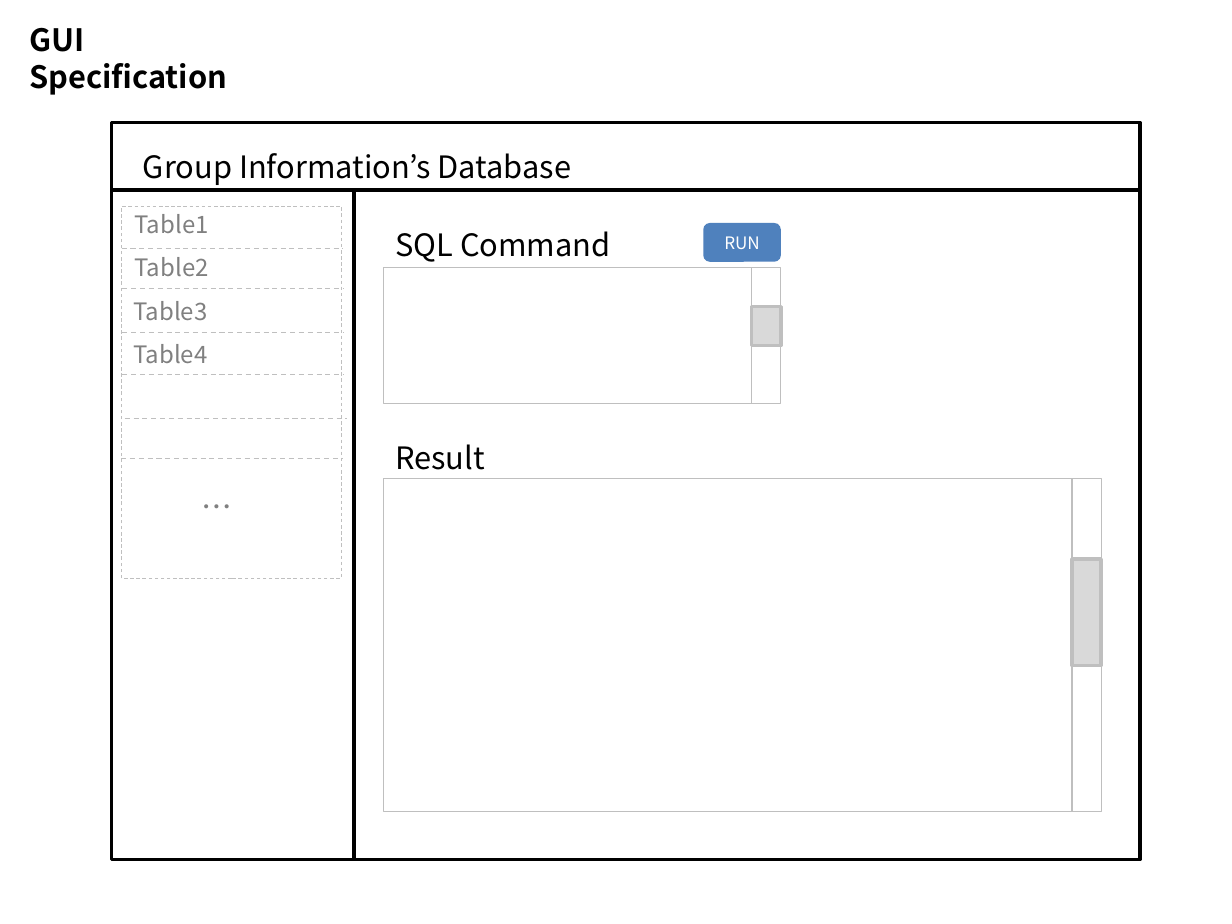
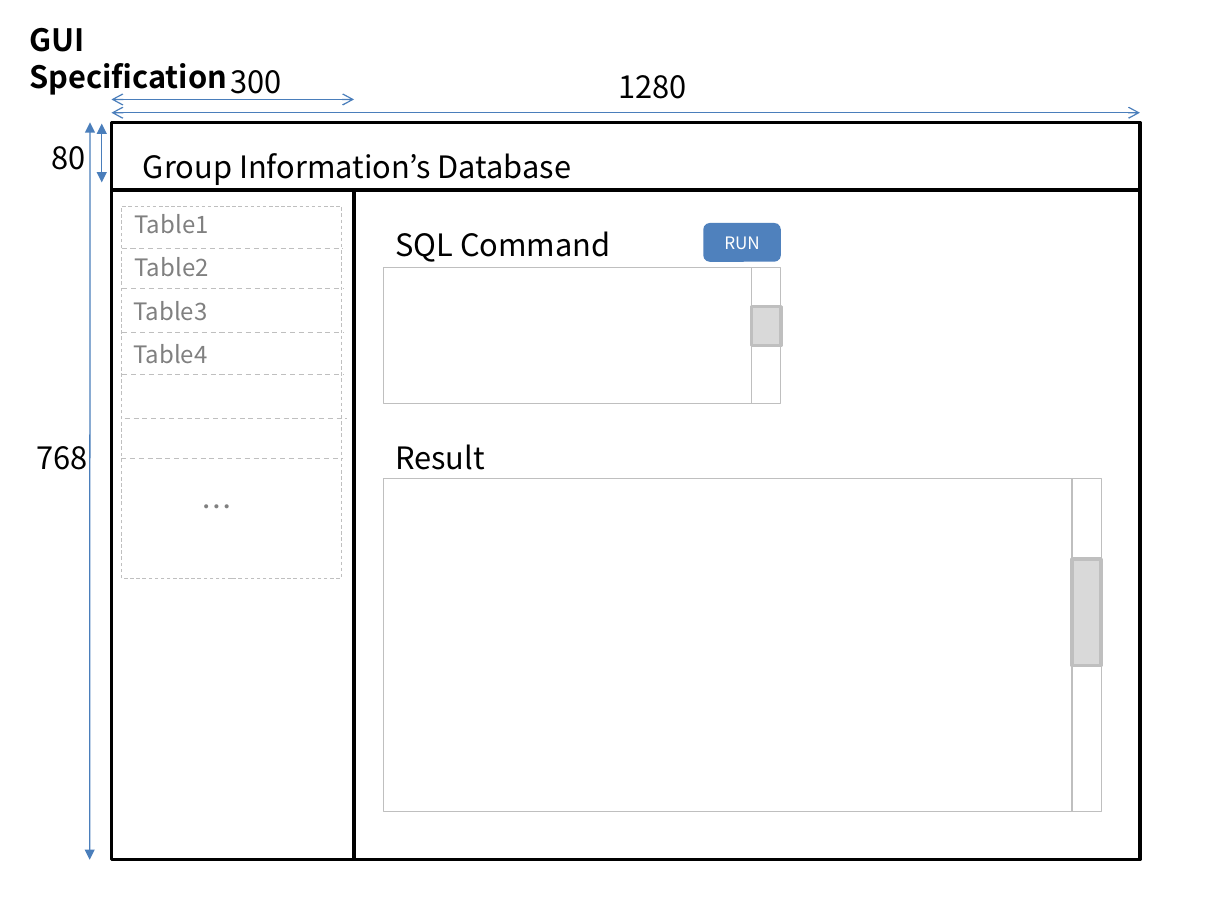
Before and after one commit to AlanCILee/DataStructureProject, a slide deck: slide 2 of doc/Design.pptx. Drawn at 1232x924 pixels with LibreOffice and Linux fonts; fonts in the diff are those of the drawing. Boxes give left, top, right and bottom in pixels: in the first picture for what was removed or moved away, otherwise in the second. Text is boxed around its words. In the diff, an @@ line names an element or a change of style, - is before the commit and + after.

```diff
--- a/doc/Design.pptx
+++ b/doc/Design.pptx
@@ text added at (x1=230, y1=70, x2=281, y2=100), 18 pt, text #000000 @@
+300
@@ text added at (x1=618, y1=75, x2=686, y2=99), 18 pt, text #000000 @@
+1280
@@ double arrow added from (112, 113) to (1140, 113), #4B7EBC 0.75 pt @@
@@ double arrow added from (112, 100) to (354, 100), #4B7EBC 0.75 pt @@
@@ text added at (x1=52, y1=146, x2=86, y2=170), 18 pt, text #000000 @@
+80
@@ double arrow added from (90, 122) to (90, 860), #4B7EBC 0.75 pt @@
@@ double arrow added from (102, 123) to (102, 182), #4B7EBC 0.75 pt @@
@@ text added at (x1=36, y1=446, x2=87, y2=470), 18 pt, text #000000 @@
+768
```
Also in this commit, not shown: 1 other slide changed, 1 slide added, 1 slide removed, 11 other files.
